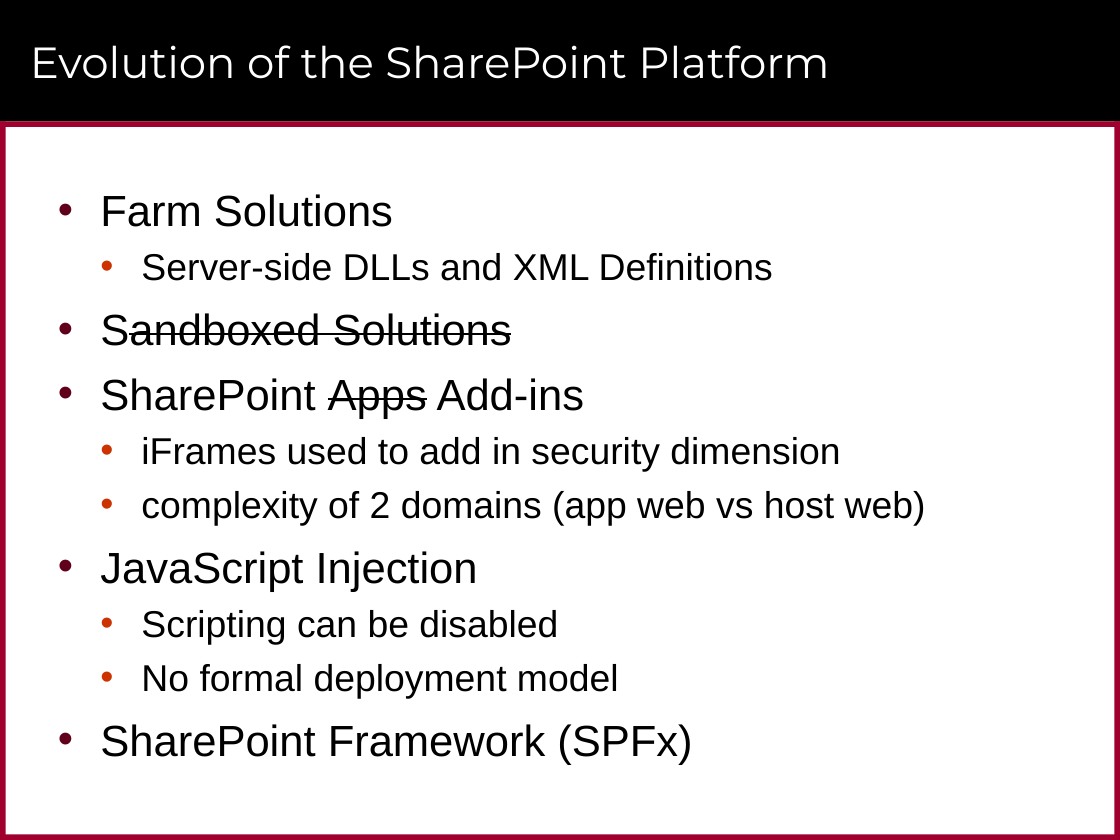
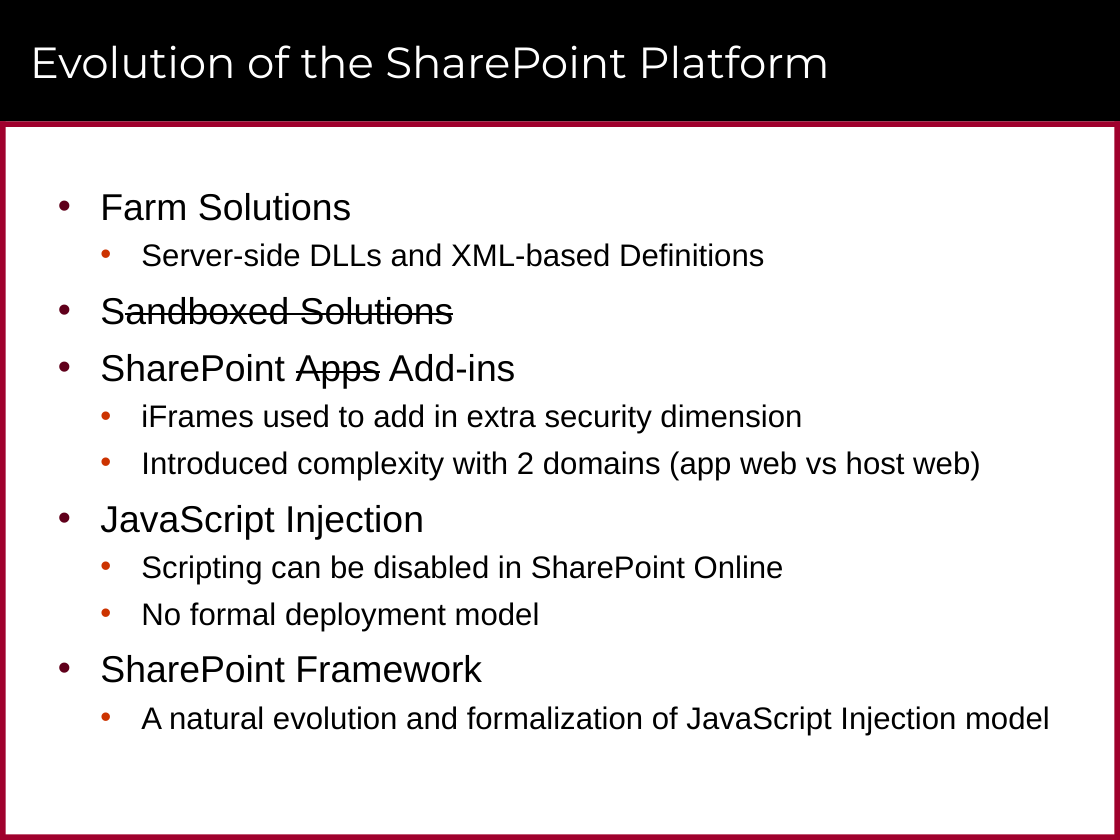
Before and after one commit to CriticalPathTraining/MSD365_Courseware, a slide deck: slide 3 of 04 SharePointFramework.pptx. Drawn at 1120x840 pixels with LibreOffice and Linux fonts; fonts in the diff are those of the drawing; background and template pictures are left out. Boxes give left, top, right and bottom in pixels: in the first picture for what was removed or moved away, otherwise in the second. Text is boxed around its words. In the diff, an @@ line names an element or a change of style, - is before the commit and + after.

```diff
--- a/04 SharePointFramework.pptx
+++ b/04 SharePointFramework.pptx
@@ text at <box>100,193,540,631</box>: size 28 to 24 pt in "Farm Solutions", "Sandboxed Solutions", "SharePoint Apps Add-ins", "JavaScript Injection"; size 24 to 20 pt in "No formal deployment model" @@
@@ text at <box>141,243,764,267</box>: text changed; size 24 to 20 pt @@
-  • Server-side DLLs and XML Definitions
+  • Server-side DLLs and XML-based Definitions
@@ text at <box>141,404,980,480</box>: text changed; size 24 to 20 pt @@
-  • iFrames used to add in security dimension
-  • complexity of 2 domains (app web vs host web)
+  • iFrames used to add in extra security dimension
+  • Introduced complexity with 2 domains (app web vs host web)
@@ text at <box>141,555,784,584</box>: text changed; size 24 to 20 pt @@
-  • Scripting can be disabled
+  • Scripting can be disabled in SharePoint Online
@@ text at <box>100,655,1050,735</box>: text changed; size 28 to 20 pt @@
-• SharePoint Framework (SPFx)
+• SharePoint Framework
+  • A natural evolution and formalization of JavaScript Injection model
```
Also in this commit, not shown: 7 other slides changed, 12 slides added, 10 slides removed, 9 other files.
